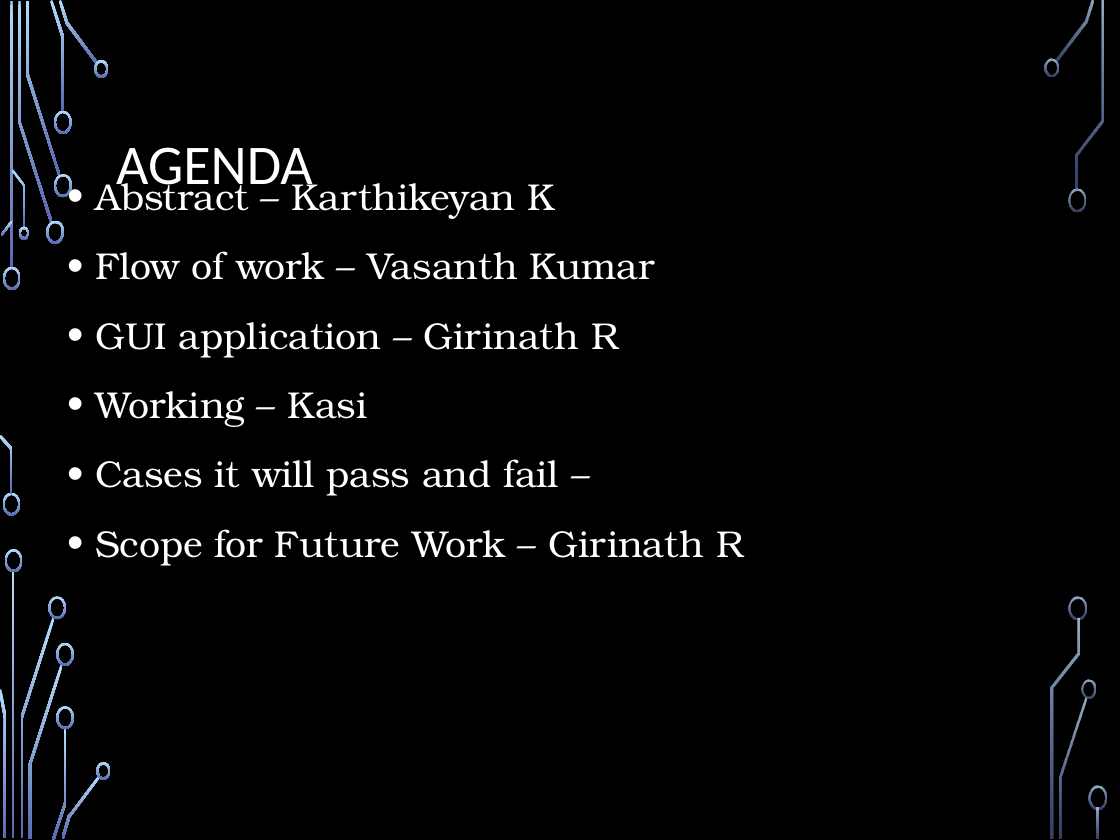
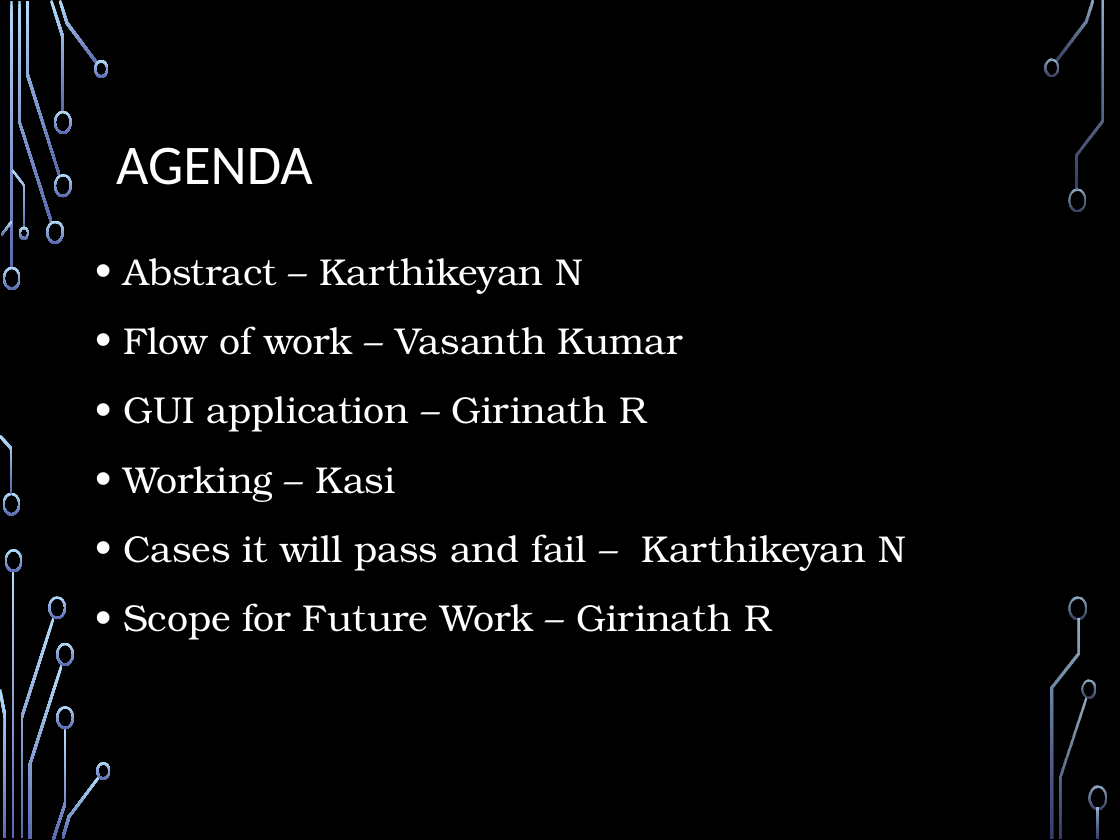
Before and after one commit to kasi2809/plotter_mini_rceg, a slide deck: slide 2 of 01-MINI PROJECT - FINAL SUBMISSION/Mini Project.pptx. Drawn at 1120x840 pixels with LibreOffice and Linux fonts; fonts in the diff are those of the drawing; background and template pictures are left out. Boxes give left, top, right and bottom in pixels: in the first picture for what was removed or moved away, otherwise in the second. Text is boxed around its words. In the diff, an @@ line names an element or a change of style, - is before the commit and + after.

```diff
--- a/01-MINI PROJECT - FINAL SUBMISSION/Mini Project.pptx
+++ b/01-MINI PROJECT - FINAL SUBMISSION/Mini Project.pptx
@@ text "Abstract – Karthikeyan N": place and size @@
-text "Abstract – Karthikeyan N" at [95, 176, 743, 566]
+text "Abstract – Karthikeyan N" at [123, 258, 906, 640]
@@ text at [123, 258, 584, 294]: text changed @@
-• Abstract – Karthikeyan K
+• Abstract – Karthikeyan N
@@ text at [123, 534, 906, 571]: text changed @@
-• Cases it will pass and fail –
+• Cases it will pass and fail – Karthikeyan N
```
Also in this commit, not shown: 2 other slides changed.
